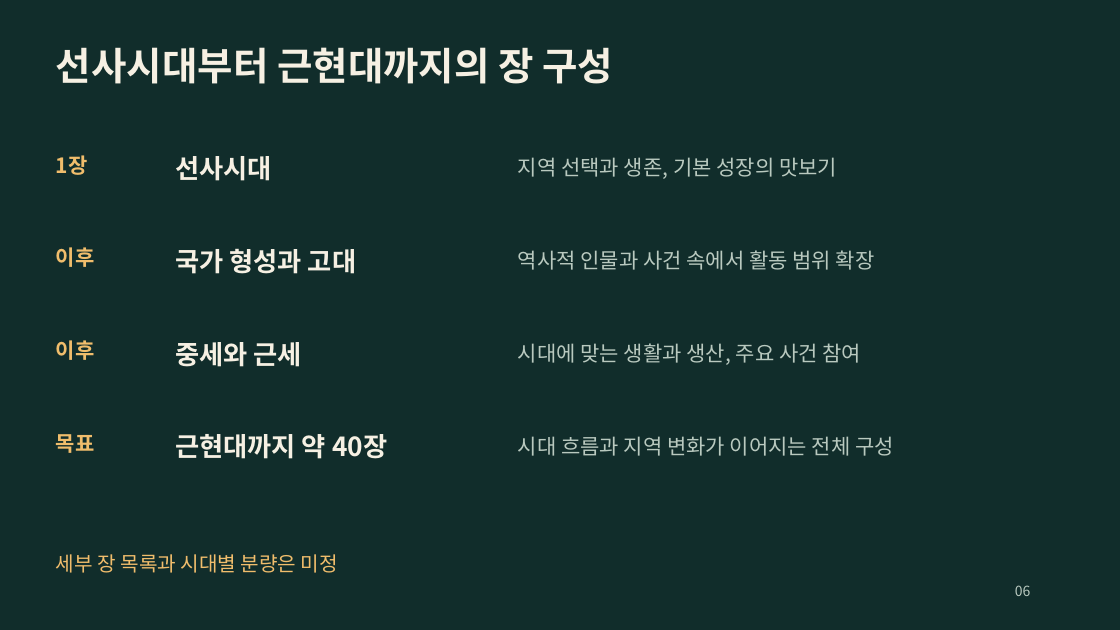
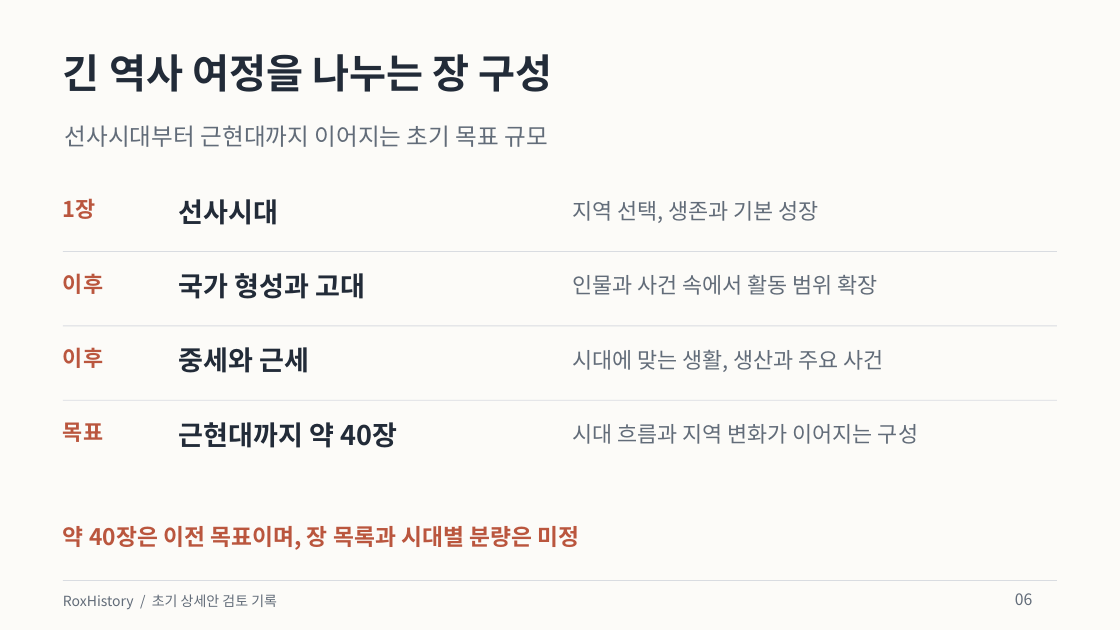
Before and after one commit to byungho-cho/roxhistory, a slide deck: slide 6 of presentations/RoxHistory_Overview_v0.1.pptx. Drawn at 1120x630 pixels with LibreOffice and Linux fonts; fonts in the diff are those of the drawing. Boxes give left, top, right and bottom in pixels: in the first picture for what was removed or moved away, otherwise in the second. Text is boxed around its words. In the diff, an @@ line names an element or a change of style, - is before the commit and + after.

Commit message:
design: refresh presentations with a light editorial style and concise copy

```diff
--- a/presentations/RoxHistory_Overview_v0.1.pptx
+++ b/presentations/RoxHistory_Overview_v0.1.pptx
@@ background #112D2B to #FCFBF8 @@
@@ text added at bbox=[63, 54, 552, 92], 34.5 pt, text #222B38, bold @@
+긴 역사 여정을 나누는 장 구성
@@ text at bbox=[65, 125, 547, 147]: text changed; size 33 to 20.2 pt; text colour #F6F0E3 to #626C79; bold off @@
-선사시대부터 근현대까지의 장 구성
+선사시대부터 근현대까지 이어지는 초기 목표 규모
@@ size 18 to 18.8 pt, text colour #F0BD6C to #BA563E in 4 elements at bbox=[63, 347, 103, 368], bbox=[63, 422, 103, 442], bbox=[63, 273, 103, 294], bbox=[63, 198, 96, 219] @@
@@ text "1장": place and size @@
-text "1장" at bbox=[56, 155, 88, 175]
+text "1장" at bbox=[63, 198, 96, 219]
@@ size 22.5 to 23.2 pt, text colour #F6F0E3 to #222B38 in 4 elements at bbox=[178, 347, 309, 373], bbox=[178, 422, 398, 448], bbox=[178, 273, 365, 299], bbox=[178, 199, 278, 225] @@
@@ text "선사시대": place and size @@
-text "선사시대" at bbox=[175, 156, 272, 181]
+text "선사시대" at bbox=[178, 199, 278, 225]
@@ text at bbox=[572, 201, 819, 223]: text changed; size 18 to 18.8 pt; text colour #B9C9BF to #626C79 @@
-지역 선택과 생존, 기본 성장의 맛보기
+지역 선택, 생존과 기본 성장
@@ rectangle added at bbox=[63, 251, 1057, 252], fill #D9DCE1 @@
@@ text "이후": place and size @@
-text "이후" at bbox=[56, 247, 95, 267]
+text "이후" at bbox=[63, 273, 103, 294]
@@ text "국가 형성과 고대": place and size @@
-text "국가 형성과 고대" at bbox=[175, 248, 356, 274]
+text "국가 형성과 고대" at bbox=[178, 273, 365, 299]
@@ text at bbox=[572, 275, 878, 295]: text changed; size 18 to 18.8 pt; text colour #B9C9BF to #626C79 @@
-역사적 인물과 사건 속에서 활동 범위 확장
+인물과 사건 속에서 활동 범위 확장
@@ rectangle added at bbox=[63, 326, 1057, 327], fill #D9DCE1 @@
@@ text "이후": place and size @@
-text "이후" at bbox=[56, 340, 95, 360]
+text "이후" at bbox=[63, 347, 103, 368]
@@ text at bbox=[572, 350, 884, 372]: text changed; size 18 to 18.8 pt; text colour #B9C9BF to #626C79 @@
-시대에 맞는 생활과 생산, 주요 사건 참여
+시대에 맞는 생활, 생산과 주요 사건
@@ text "목표": place and size @@
-text "목표" at bbox=[56, 434, 95, 453]
+text "목표" at bbox=[63, 422, 103, 442]
@@ rectangle added at bbox=[63, 400, 1057, 401], fill #D9DCE1 @@
@@ text "근현대까지 약 40장": place and size @@
-text "근현대까지 약 40장" at bbox=[175, 434, 387, 459]
+text "근현대까지 약 40장" at bbox=[178, 422, 398, 448]
@@ text at bbox=[572, 424, 918, 444]: text changed; size 18 to 18.8 pt; text colour #B9C9BF to #626C79 @@
-시대 흐름과 지역 변화가 이어지는 전체 구성
+시대 흐름과 지역 변화가 이어지는 구성
@@ text at bbox=[63, 526, 579, 550]: text changed; size 17.2 to 19.5 pt; text colour #F0BD6C to #BA563E; bold on @@
-세부 장 목록과 시대별 분량은 미정
+약 40장은 이전 목표이며, 장 목록과 시대별 분량은 미정
@@ rectangle added at bbox=[63, 581, 1057, 581], fill #D9DCE1 @@
@@ text added at bbox=[63, 594, 277, 609], 12 pt, text #626C79 @@
+RoxHistory / 초기 상세안 검토 기록
@@ text "06": place and size @@
-text "06" at bbox=[1015, 585, 1031, 596]
+text "06" at bbox=[1015, 593, 1032, 605]
@@ text "06" at bbox=[1015, 593, 1032, 605]: size 12 to 13.5 pt, text colour #B9C9BF to #626C79 @@
```
Also in this commit, not shown: 7 other slides changed, 2 slides added, 2 slides removed, 8 other files.
